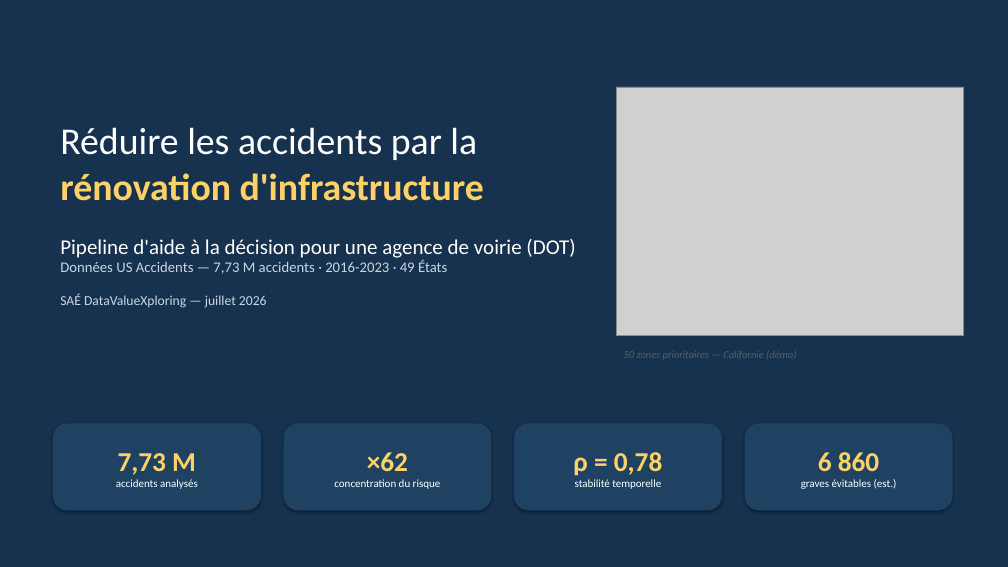
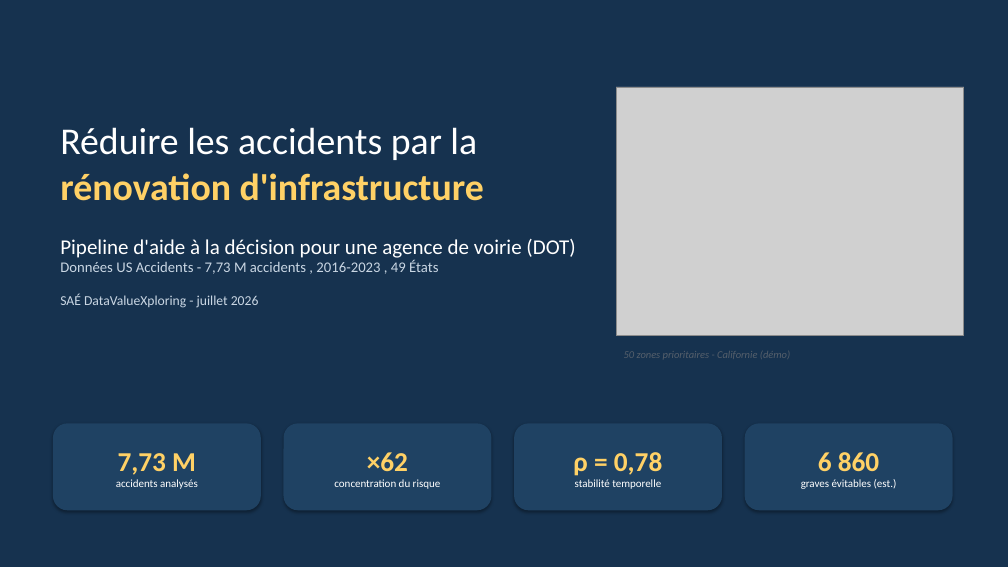
Before and after one commit to SabaMG/xploring, a slide deck: slide 1 of presentation/presentation_finale.pptx. Drawn at 1008x567 pixels with LibreOffice and Linux fonts; fonts in the diff are those of the drawing; grey boxes stand for pictures. Boxes give left, top, right and bottom in pixels: in the first picture for what was removed or moved away, otherwise in the second. Text is boxed around its words. In the diff, an @@ line names an element or a change of style, - is before the commit and + after.

```diff
--- a/presentation/presentation_finale.pptx
+++ b/presentation/presentation_finale.pptx
@@ text at bbox=[60, 260, 438, 308]: text changed @@
-Données US Accidents — 7,73 M accidents · 2016-2023 · 49 États
-SAÉ DataValueXploring — juillet 2026
+Données US Accidents - 7,73 M accidents , 2016-2023 , 49 États
+SAÉ DataValueXploring - juillet 2026
@@ text at bbox=[624, 351, 790, 359]: text changed @@
-50 zones prioritaires — Californie (démo)
+50 zones prioritaires - Californie (démo)
```
Also in this commit, not shown: 18 other slides changed, 17 other files.
